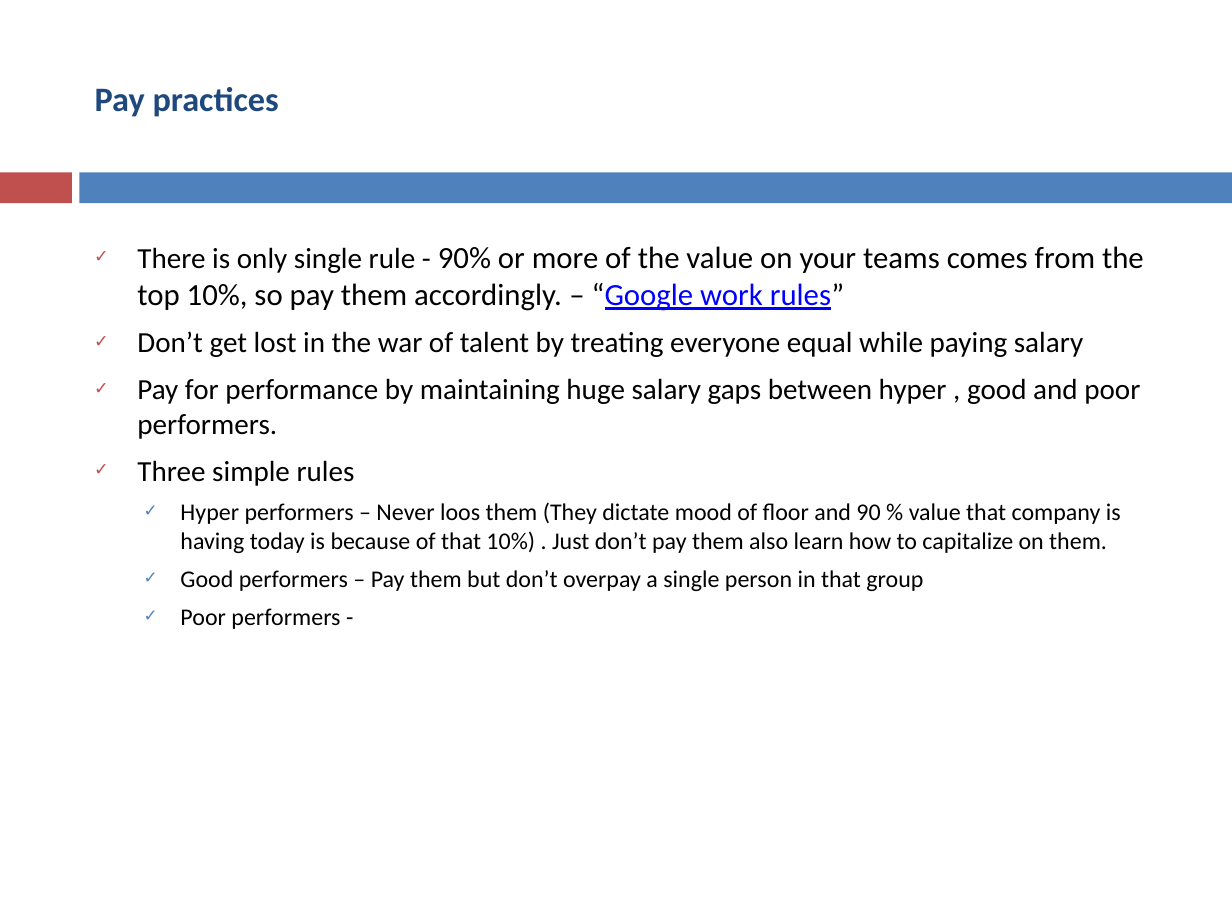
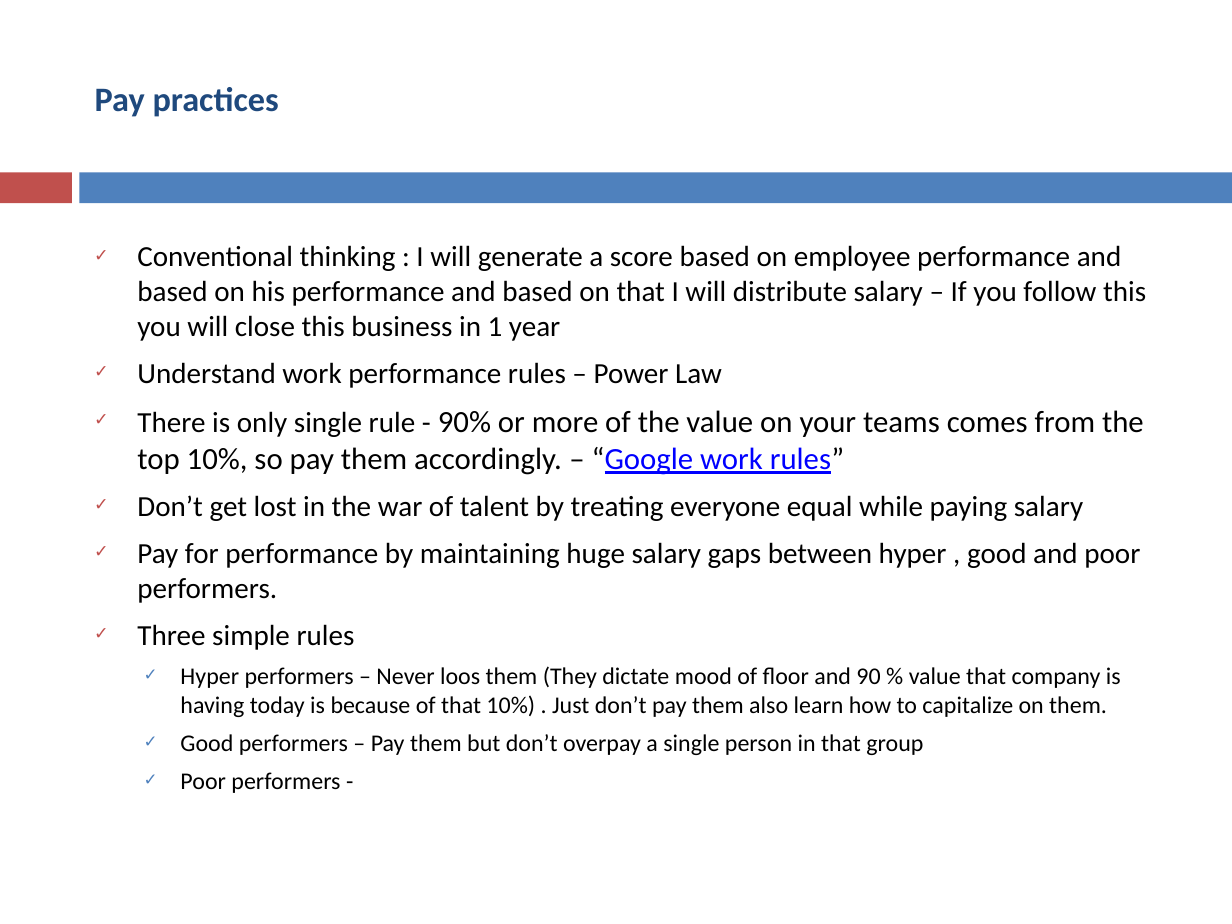
Before and after one commit to asakala/notes, a slide deck: slide 16 of Prokarma/Performance Appraisals.pptx. Drawn at 1232x924 pixels with LibreOffice and Linux fonts; fonts in the diff are those of the drawing. Boxes give left, top, right and bottom in pixels: in the first picture for what was removed or moved away, otherwise in the second. Text is boxed around its words. In the diff, an @@ line names an element or a change of style, - is before the commit and + after.

```diff
--- a/Prokarma/Performance Appraisals.pptx
+++ b/Prokarma/Performance Appraisals.pptx
@@ text at [137, 245, 1146, 388]: paragraphs added @@
+✓ Conventional thinking : I will generate a score based on employee performance and based on his performance and based on that I will distribute salary – If you follow this you will close this business in 1 year
+✓ Understand work performance rules – Power Law
```
Also in this commit, not shown: 1 other slide changed.
